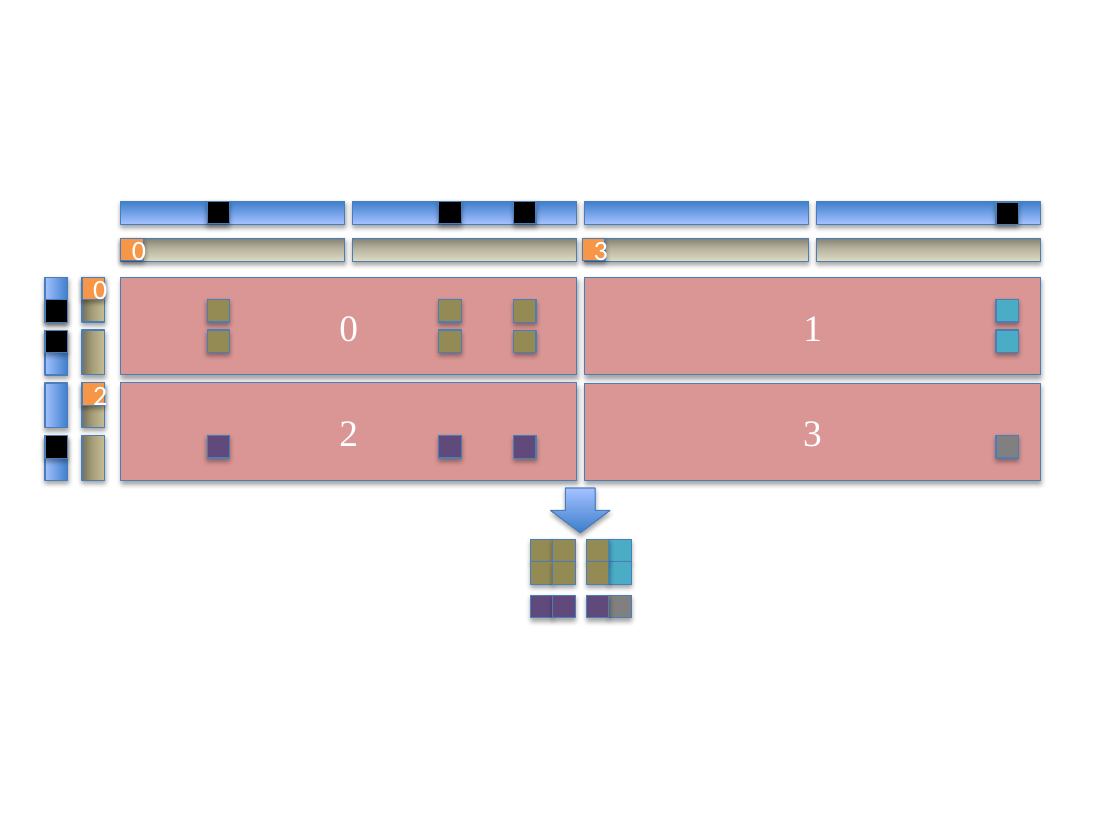
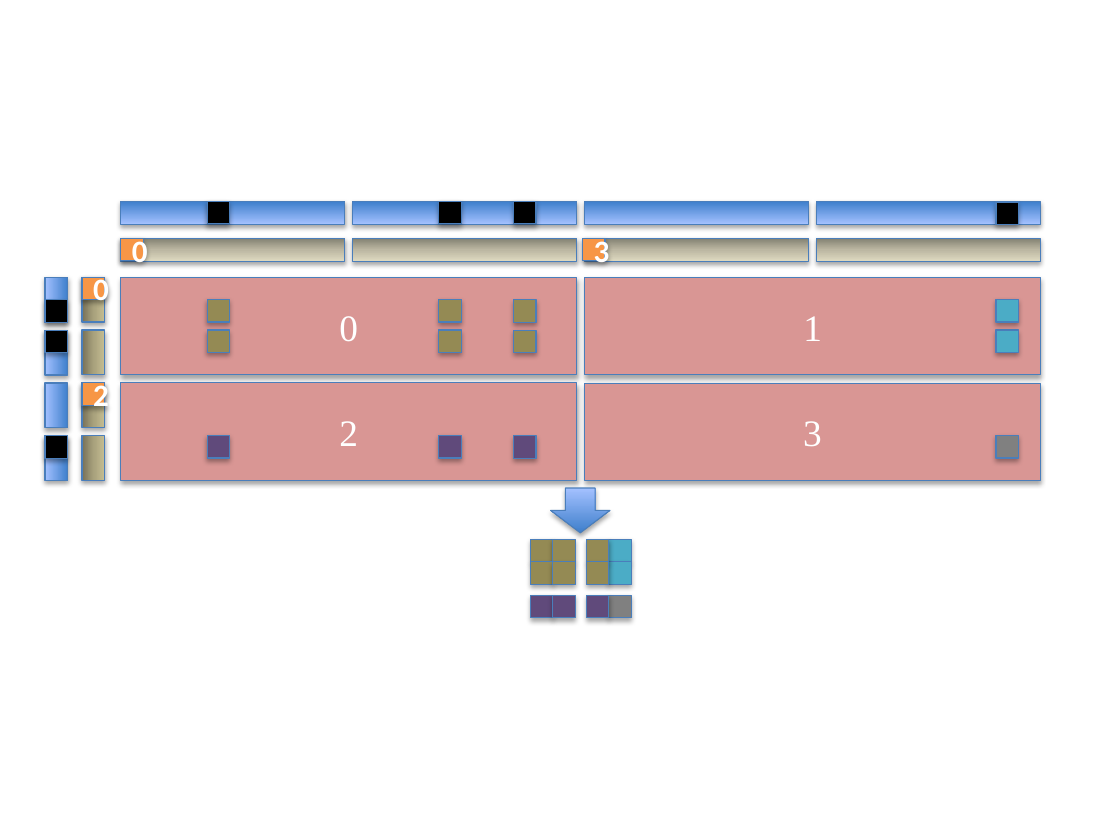
Before and after one commit to jeffdaily/pagoda, a slide deck: slide 1 of papers/2010-ICPP/images/pack.pptx. Drawn at 1120x840 pixels with LibreOffice and Linux fonts; fonts in the diff are those of the drawing. Boxes give left, top, right and bottom in pixels: in the first picture for what was removed or moved away, otherwise in the second. Text is boxed around its words. In the diff, an @@ line names an element or a change of style, - is before the commit and + after.

```diff
--- a/papers/2010-ICPP/images/pack.pptx
+++ b/papers/2010-ICPP/images/pack.pptx
@@ size 18 to 20 pt, bold on in 4 elements at (121, 239, 143, 261), (82, 278, 104, 300), (582, 239, 605, 261), (82, 383, 104, 405) @@
```
Also in this commit, not shown: 1 other file.
